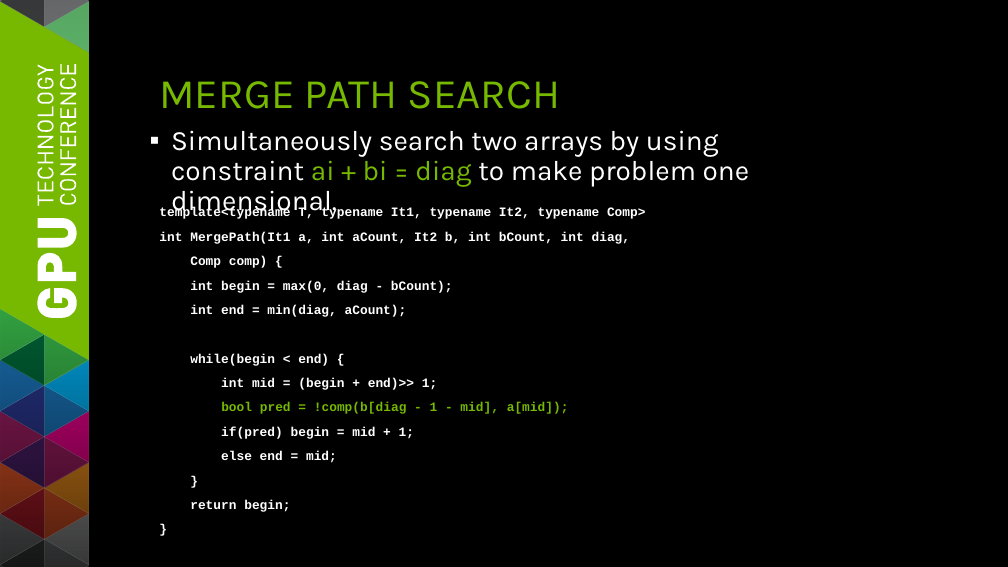
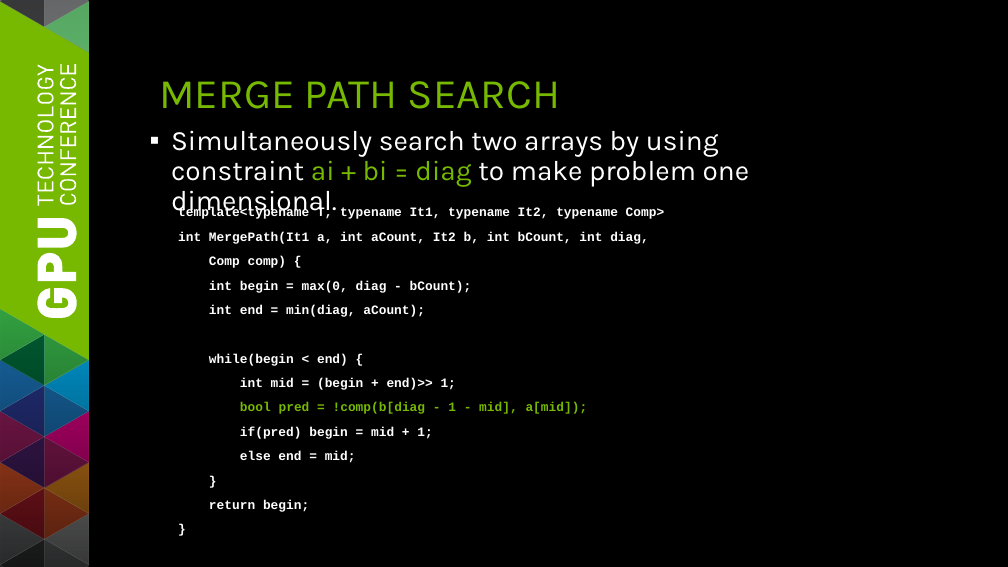
Before and after one commit to seanbaxter/gtc_2014, a slide deck: slide 11 of gtc_2014_sean_baxter.pptx. Drawn at 1008x567 pixels with LibreOffice and Linux fonts; fonts in the diff are those of the drawing. Boxes give left, top, right and bottom in pixels: in the first picture for what was removed or moved away, otherwise in the second. Text is boxed around its words. In the diff, an @@ line names an element or a change of style, - is before the commit and + after.

```diff
--- a/gtc_2014_sean_baxter.pptx
+++ b/gtc_2014_sean_baxter.pptx
@@ text "template<typename T, typename It1, typename ..." moved from (x1=159, y1=207, x2=646, y2=512) to (x1=178, y1=207, x2=665, y2=512) @@
```
Also in this commit, not shown: 5 other slides changed, 4 slides added, 3 slides removed, 1 other file.
